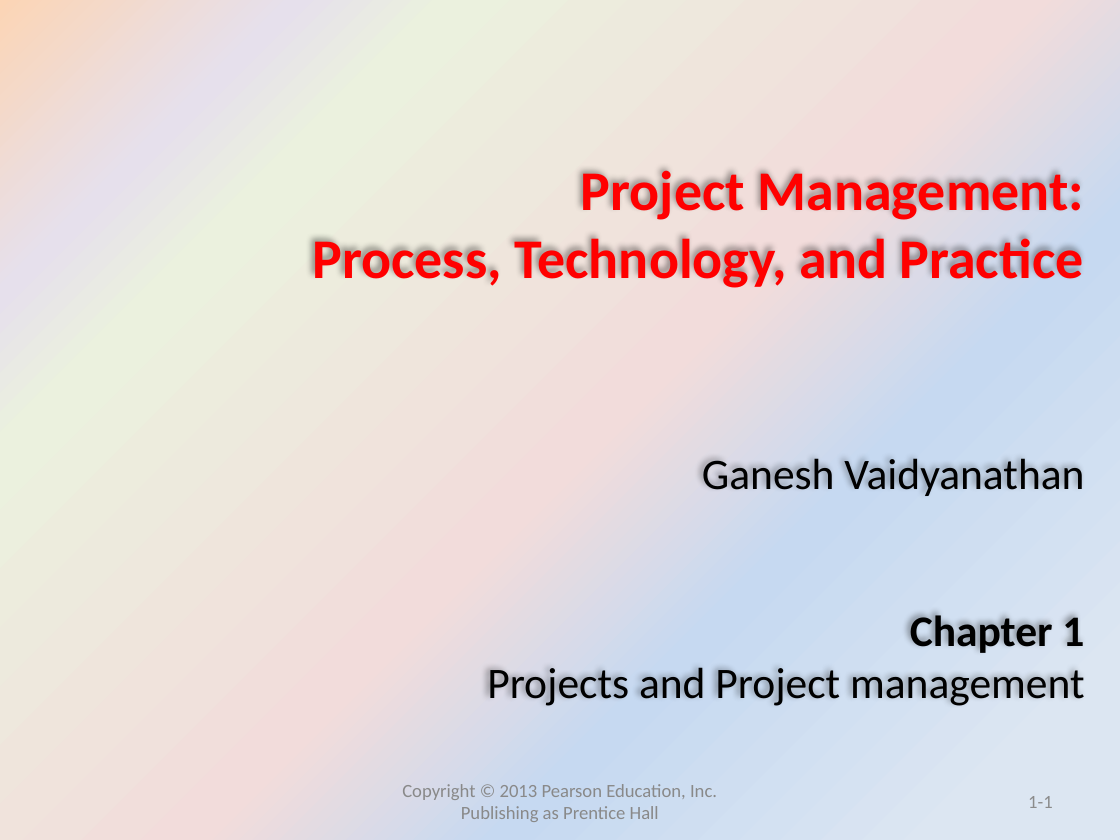
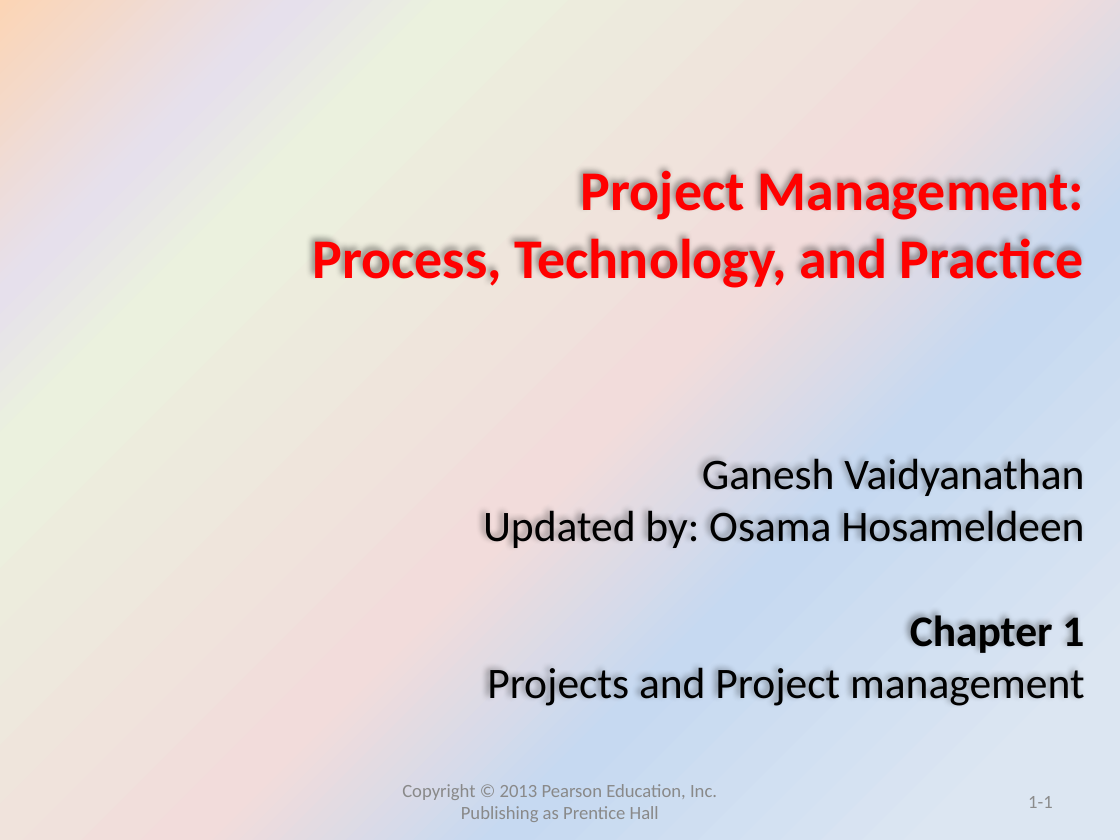
Before and after one commit to mohandesosama/is_project_management, a slide deck: slide 1 of IS-PM-Slides/01_projects and project management v_ch1.pptx. Drawn at 1120x840 pixels with LibreOffice and Linux fonts; fonts in the diff are those of the drawing. Boxes give left, top, right and bottom in pixels: in the first picture for what was removed or moved away, otherwise in the second. Text is boxed around its words. In the diff, an @@ line names an element or a change of style, - is before the commit and + after.

Commit message:
updating slide 1'

```diff
--- a/IS-PM-Slides/01_projects and project management v_ch1.pptx
+++ b/IS-PM-Slides/01_projects and project management v_ch1.pptx
@@ text at bbox=[483, 510, 1084, 548]: paragraph added @@
+Updated by: Osama Hosameldeen
```
